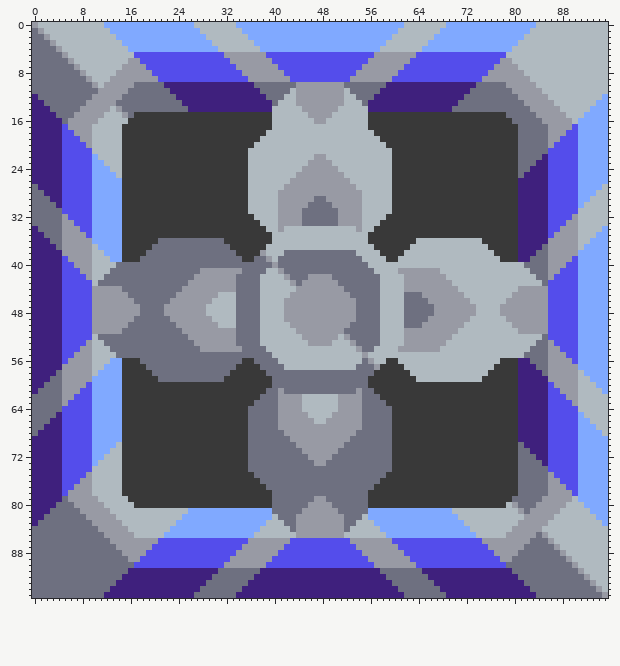
Sprite sheet, stored at sprites/blocks/drills/corrosion-drill-full.png. Above, as it was before the edit.
The file is 96x96 pixels.
The result:
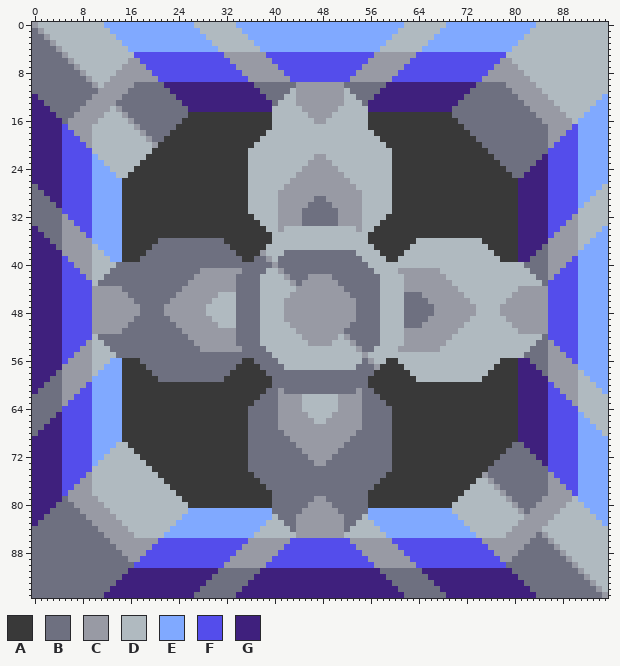
Palette (. is transparent): A #393939  B #6e7080  C #989aa4  D #b0bac0  E #80a9ff  F #544deb  G #3f207d
Changes in this commit:
{"y":15,"x":17,"old":"AAAAAAAAA","new":"BBBBBBBBB"}
{"y":15,"x":70,"old":"AAAAAAAAA","new":"BBBBBBBBB"}
{"y":16,"x":16,"old":"AAAAAAAAA","new":"CBBBBBBBB"}
{"y":16,"x":71,"old":"AAAAAAAAA","new":"BBBBBBBBB"}
{"y":17,"x":15,"old":"AAAAAAAAA","new":"DDCBBBBBB"}
{"y":17,"x":72,"old":"AAAAAAAAA","new":"BBBBBBBBB"}
{"y":18,"x":15,"old":"AAAAAAAA","new":"DDDCBBBB"}
{"y":18,"x":73,"old":"AAAAAAAA","new":"BBBBBBBB"}
{"y":19,"x":15,"old":"AAAAAAA","new":"DDDDCBB"}
{"y":19,"x":74,"old":"AAAAAAA","new":"BBBBBBB"}
{"y":20,"x":15,"old":"AAAAAA","new":"DDDDDC"}
{"y":20,"x":75,"old":"AAAAAA","new":"BBBBBB"}
{"y":21,"x":15,"old":"AAAAA","new":"DDDDD"}
{"y":21,"x":76,"old":"AAAAA","new":"BBBBB"}
{"y":22,"x":15,"old":"AAAA","new":"DDDD"}
{"y":22,"x":77,"old":"AAAA","new":"BBBB"}
{"y":23,"x":15,"old":"AAA","new":"DDD"}
{"y":23,"x":78,"old":"AAA","new":"BBB"}
{"y":24,"x":15,"old":"AA","new":"DD"}
{"y":24,"x":79,"old":"AA","new":"BB"}
{"y":25,"x":15,"old":"A","new":"D"}
{"y":25,"x":80,"old":"A","new":"B"}
{"y":70,"x":15,"old":"A","new":"D"}
{"y":70,"x":80,"old":"A","new":"B"}
{"y":71,"x":15,"old":"AA","new":"DD"}
{"y":71,"x":79,"old":"AA","new":"BB"}
{"y":72,"x":15,"old":"AAA","new":"DDD"}
{"y":72,"x":78,"old":"AAA","new":"BBB"}
{"y":73,"x":15,"old":"AAAA","new":"DDDD"}
{"y":73,"x":77,"old":"AAAA","new":"BBBB"}
{"y":74,"x":15,"old":"AAAAA","new":"DDDDD"}
{"y":74,"x":76,"old":"AAAAA","new":"BBBBB"}
{"y":75,"x":15,"old":"AAAAAA","new":"DDDDDD"}
{"y":75,"x":75,"old":"AAAAAA","new":"CBBBBB"}
{"y":76,"x":15,"old":"AAAAAAA","new":"DDDDDDD"}
{"y":76,"x":74,"old":"AAAAAAA","new":"DDCBBBB"}
{"y":77,"x":15,"old":"AAAAAAAA","new":"DDDDDDDD"}
{"y":77,"x":73,"old":"AAAAAAAA","new":"DDDDCBBB"}
{"y":78,"x":15,"old":"AAAAAAAAA","new":"DDDDDDDDD"}
{"y":78,"x":72,"old":"AAAAAAAAA","new":"DDDDDDCBB"}
{"y":79,"x":16,"old":"AAAAAAAAA","new":"DDDDDDDDD"}
{"y":79,"x":71,"old":"AAAAAAAAA","new":"DDDDDDDDC"}
{"y":80,"x":17,"old":"AAAAAAAAA","new":"DDDDDDDDD"}
{"y":80,"x":70,"old":"AAAAAAAAA","new":"DDDDDDDDD"}
